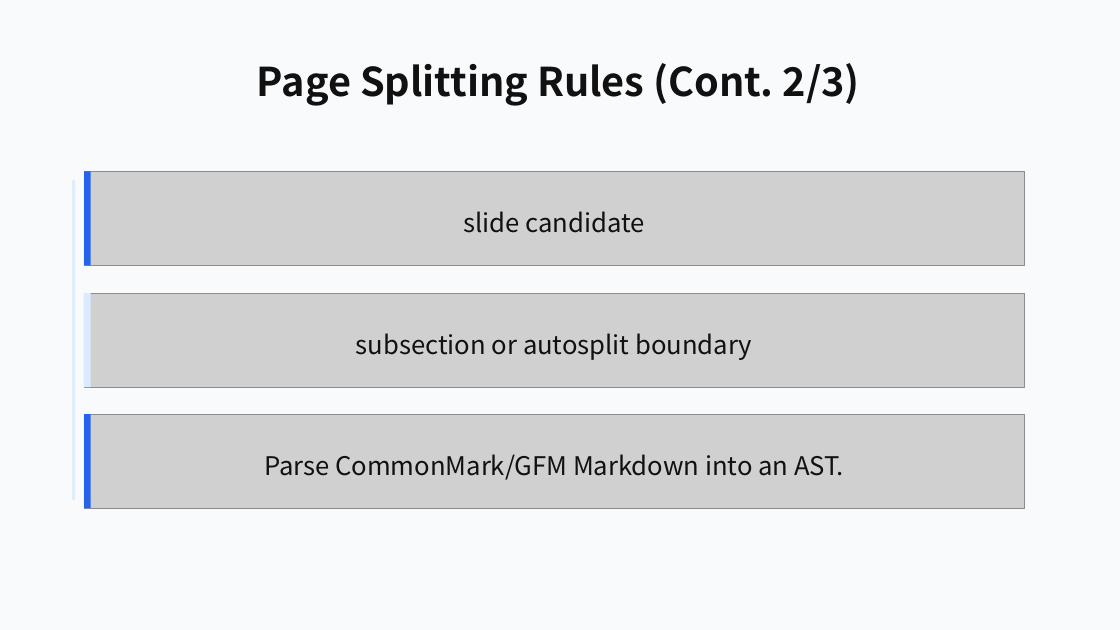
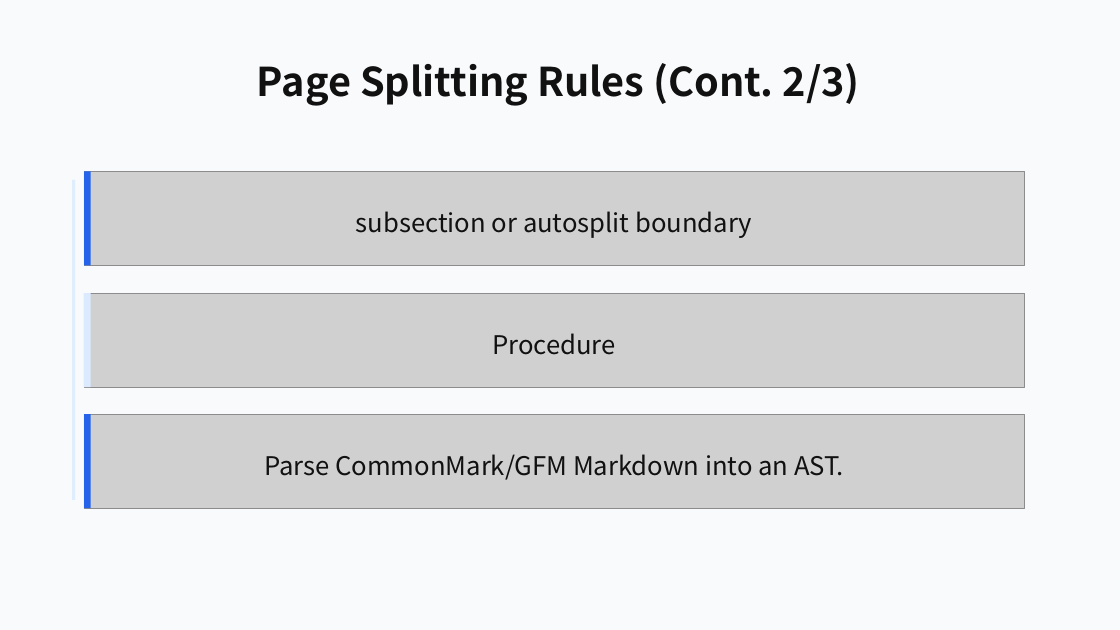
Before and after one commit to ch040602/mdpr-skill, a slide deck: slide 10 of artifacts/mdpr-vs-skill/mdpr-baseline-result.pptx. Drawn at 1120x630 pixels with LibreOffice and Linux fonts; fonts in the diff are those of the drawing; grey boxes stand for pictures. Boxes give left, top, right and bottom in pixels: in the first picture for what was removed or moved away, otherwise in the second. Text is boxed around its words. In the diff, an @@ line names an element or a change of style, - is before the commit and + after.

```diff
--- a/artifacts/mdpr-vs-skill/mdpr-baseline-result.pptx
+++ b/artifacts/mdpr-vs-skill/mdpr-baseline-result.pptx
@@ text at [356,211,752,238]: text changed @@
-slide candidate
+subsection or autosplit boundary
@@ text at [492,333,615,355]: text changed @@
-subsection or autosplit boundary
+Procedure
```
Also in this commit, not shown: 8 other slides changed, 6 other files.
